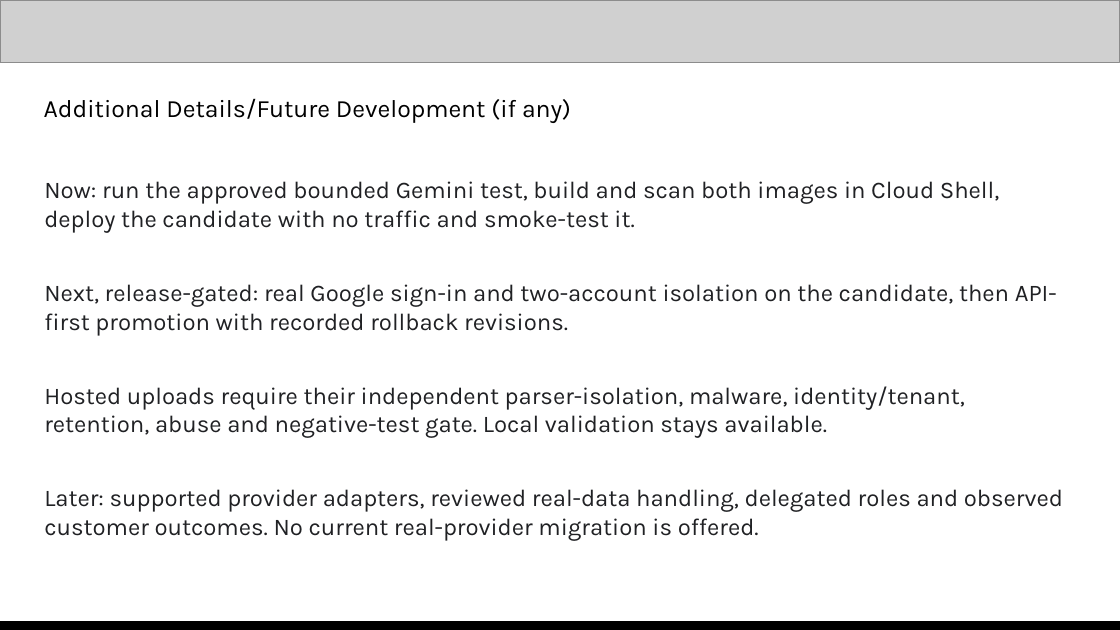
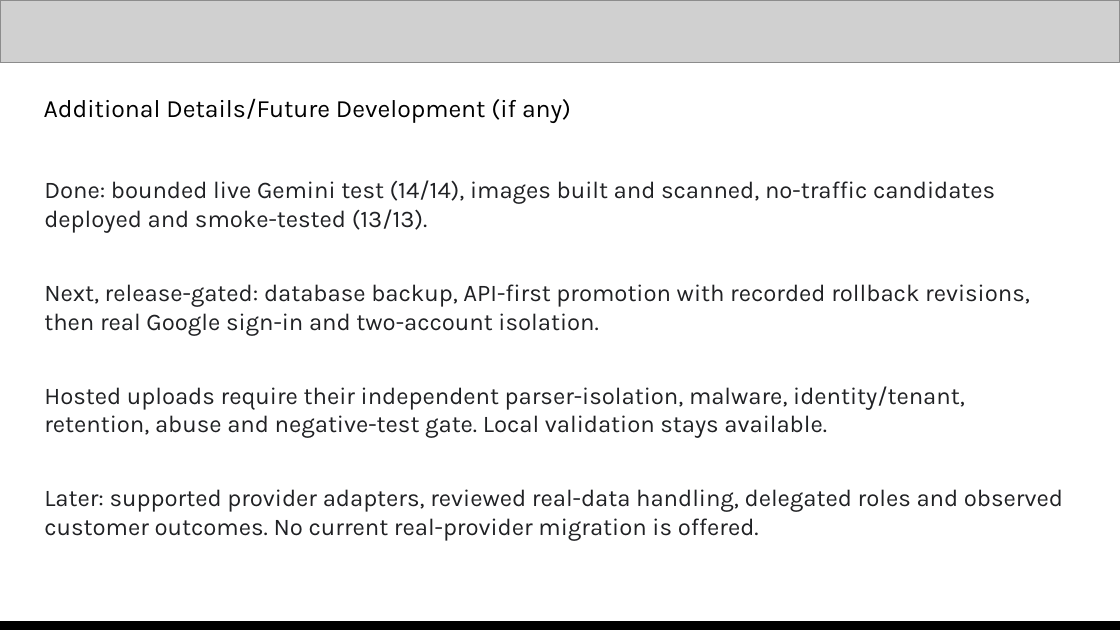
Before and after one commit to JEMathew/movers-and-ledgers, a slide deck: slide 13 of docs/submission/assets/movebooks-final-deck.pptx. Drawn at 1120x630 pixels with LibreOffice and Linux fonts; fonts in the diff are those of the drawing; grey boxes stand for pictures. Boxes give left, top, right and bottom in pixels: in the first picture for what was removed or moved away, otherwise in the second. Text is boxed around its words. In the diff, an @@ line names an element or a change of style, - is before the commit and + after.

```diff
--- a/docs/submission/assets/movebooks-final-deck.pptx
+++ b/docs/submission/assets/movebooks-final-deck.pptx
@@ text at [44, 180, 995, 233]: text changed @@
-Now: run the approved bounded Gemini test, build and scan both images in Cloud Shell, deploy the candidate with no traffic and smoke-test it.
+Done: bounded live Gemini test (14/14), images built and scanned, no-traffic candidates deployed and smoke-tested (13/13).
@@ text at [44, 284, 1030, 336]: text changed @@
-Next, release-gated: real Google sign-in and two-account isolation on the candidate, then API-first promotion with recorded rollback revisions.
+Next, release-gated: database backup, API-first promotion with recorded rollback revisions, then real Google sign-in and two-account isolation.
```
Also in this commit, not shown: 4 other slides changed, 7 other files.
